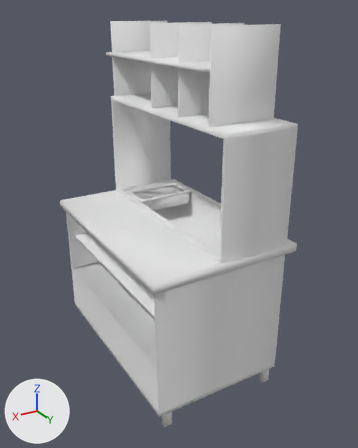
An edit to the FBX model Assets/Models/Restaurant/Models/BurgerAreaShelf.fbx, drawn before and after from the same camera.
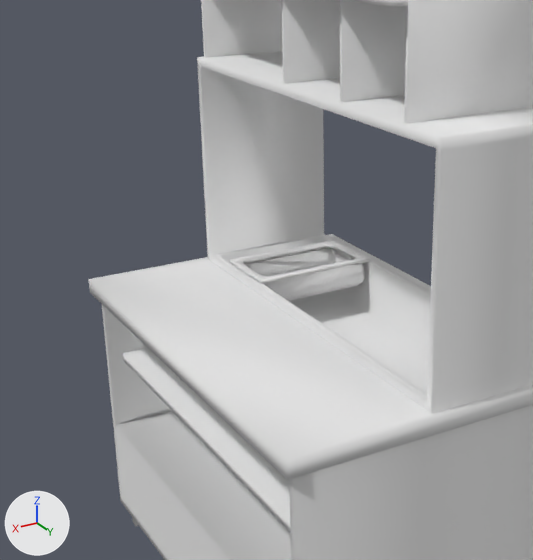
Each version is shown whole from a 50 mm lens placed at (1.11, 0.16, 2.38), pointed at (-0.54, -2.6, 1.0), then close up on the part from 5% to 75% of the width and 15% to 74% of the height. Lighting does not change. The marker at lower left points along +X, +Y and +Z. Where no turn or scale is listed for an object, it has been applied to the vertices.

Objects in the first close-up: 'Resources.007', 'Shelf_fd.002'.
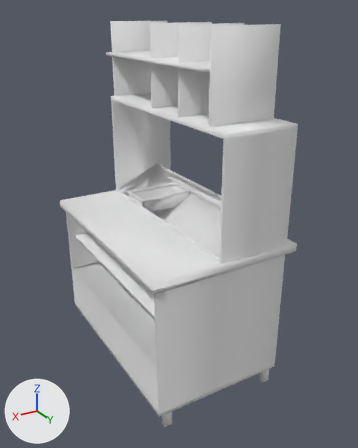
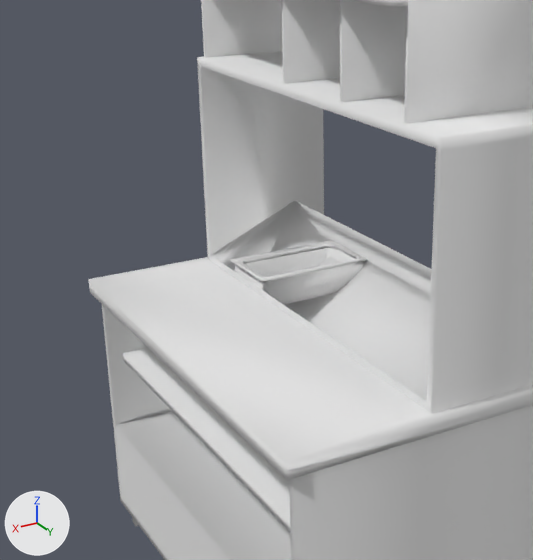
The change in detail:
me_resources_050 is used by ob_resources_007; location (-0.696, -3.163, 0.944).
me_resources_050 had 104 vertices, 98 faces and spanned x -0.233..0.233, y -0.134..0.134, z -0.01..0.1.
me_resources_050 now has 104 vertices, 98 faces and spans x -0.233..0.233, y -0.134..0.134, z -0.021..0.1.
me_resources_050 part 2: 48 of 104 vertices moved; they spanned x -0.233..0.233, y -0.134..0.134, z -0.01..0.09 and now span x -0.224..0.224, y -0.13..0.132, z -0.021..0.09; mean shift (0.0, 0.0, -0.008); largest move (-0.195, 0.123, 0.09) -> (-0.164, 0.091, 0.077).
me_shelf_fd_004 has 195 vertices, 147 faces and spans x -0.54..0.5, y -0.77..0.77, z -0.67..1.7.
me_shelf_fd_004 is used by ob_shelf_fd_002; location (-0.474, -2.692, 0.605).
Part 1, on me_shelf_fd_004:
2 vertices are removed from x 0.0, y -0.7..0.7, z 0.23.
8 faces are deleted.
4 vertices move from x -0.45..0.0, y -0.7..0.7, z 0.23..0.42 to x -0.08..0.02, y -0.7..0.71, z 0.18..0.34.
2 vertices are added at (-0.34, 0.72, 0.59), (-0.34, -0.72, 0.59).
8 new faces join them.

Boxes [x1, y1, x2, y2] around the edits, measured in the close-ups (533 x 560 px; the box of a moved part takes in the faces that stretch with it):
'Resources.007', reshaped (6% taller)
    before: [229, 240, 371, 301]
    after: [229, 240, 368, 305]
part 1 of me_shelf_fd_004, moved or reshaped
    before: [211, 234, 431, 402]
    after: [211, 201, 432, 295]
part 2 of me_resources_050, moved or reshaped
    before: [229, 244, 371, 301]
    after: [235, 244, 368, 305]
